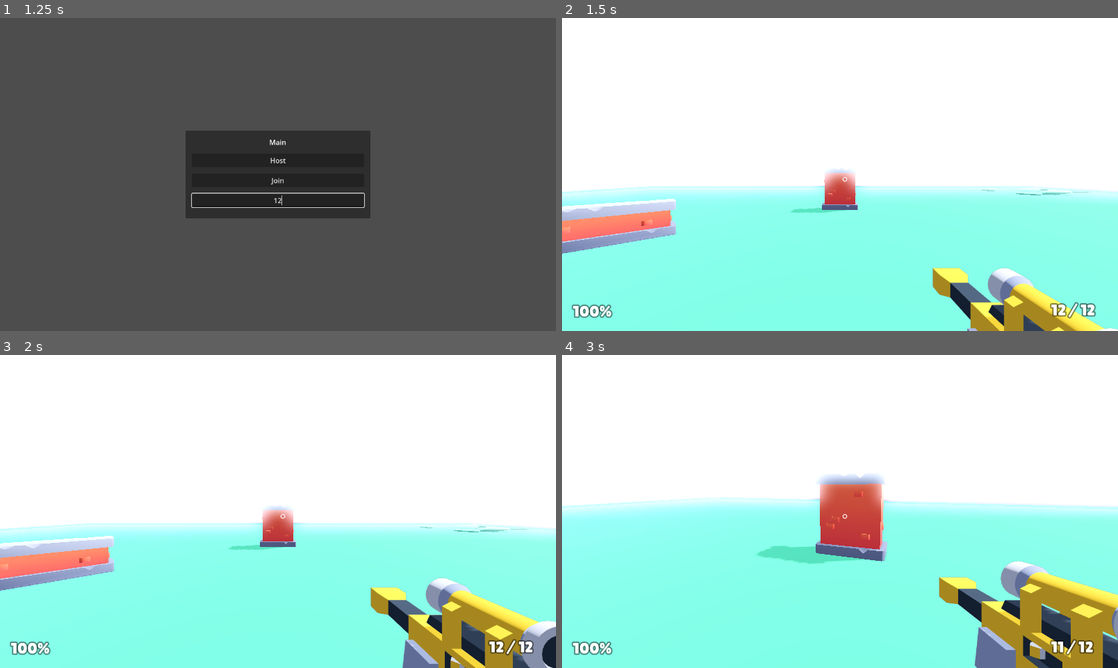
Above: before the commit, frames 1-4 (two rows, left to right).
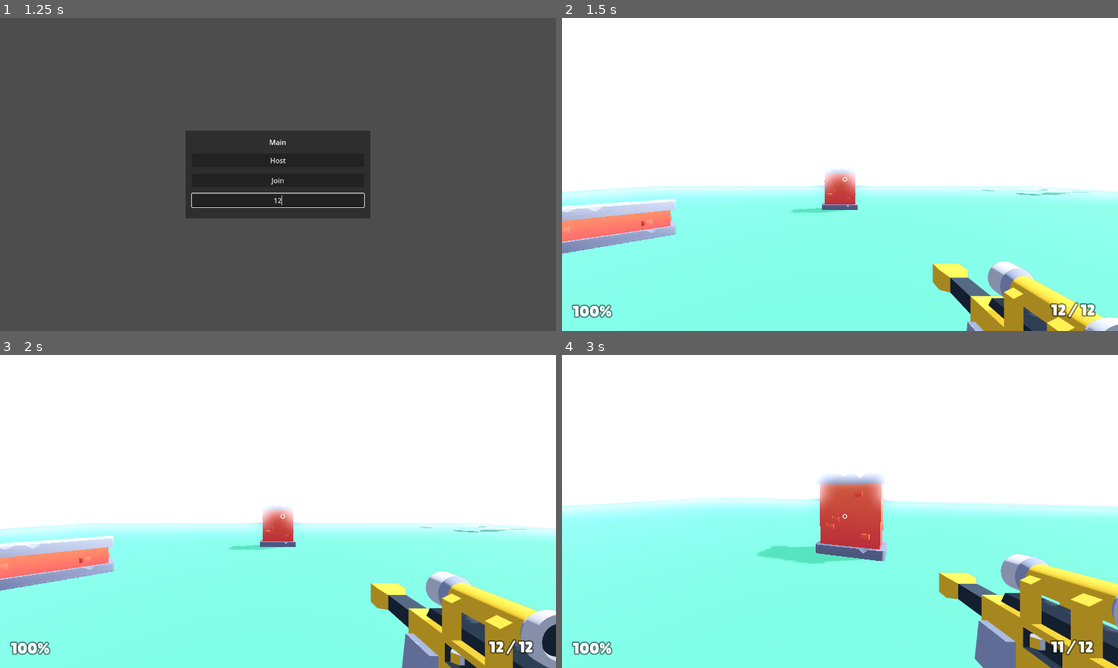
Above: after the commit, the same moments.

Repository: maidangkhanh/Blasher
Game: Godot game, scene res://scenes/main.tscn
Two runs of this game, one before a commit and one after it. Both use one fixed random seed, a clock stepped at 60 frames per second and the inputs below.
Inputs (mouse positions are in pixels of both pictures, inside the frame that each line leads up to):
- Up to frame 1 (1.25 s): click (278, 199) at 0.52 s; type "12" at 0.6 s
- Up to frame 2 (1.5 s): click "Host" at 1.25 s
- Up to frame 3 (2 s): no input
- Up to frame 4 (3 s): move the mouse to (867, 511) at 2.02 s; hold W (move_forward) from 2.03 s (still down); click (867, 511) at 2.1 s; tap Space (jump) at 2.27 s; move the mouse to (812, 511) at 2.77 s; tap Tab (scoreboard) at 2.85 s

Frame 1 is identical in both runs. In frame 2, 2.8% of the frame differs, in the area x 66-100%, y 77-100%; in frame 3, 4.1%; in frame 4, 4.5%, in the area x 67-100%, y 63-100%.
Error in both runs: Assertion failed: UPNP Discover Failed! Error 24 (res://scenes/main.gd:53)

Commit message:
fix sniper pos

Diff:
--- a/Starter-Kit-FPS-44334edba0bd0d6efa00fbe5c6fe5b5813655302/weapons/blaster-sniper.tres
+++ b/Starter-Kit-FPS-44334edba0bd0d6efa00fbe5c6fe5b5813655302/weapons/blaster-sniper.tres
@@ -7,9 +7,9 @@
 [resource]
 script = ExtResource("3_8fg14")
 model = ExtResource("2_i88jx")
-position = Vector3(0, 0, 0)
+position = Vector3(0, 0.05, 0)
 rotation = Vector3(0, 180, 0)
-muzzle_position = Vector3(0.1, -0.4, 1.5)
+muzzle_position = Vector3(0.1, -0.3, 2.5)
 cooldown = 0.3
 max_distance = 20
 damage = 50.0
